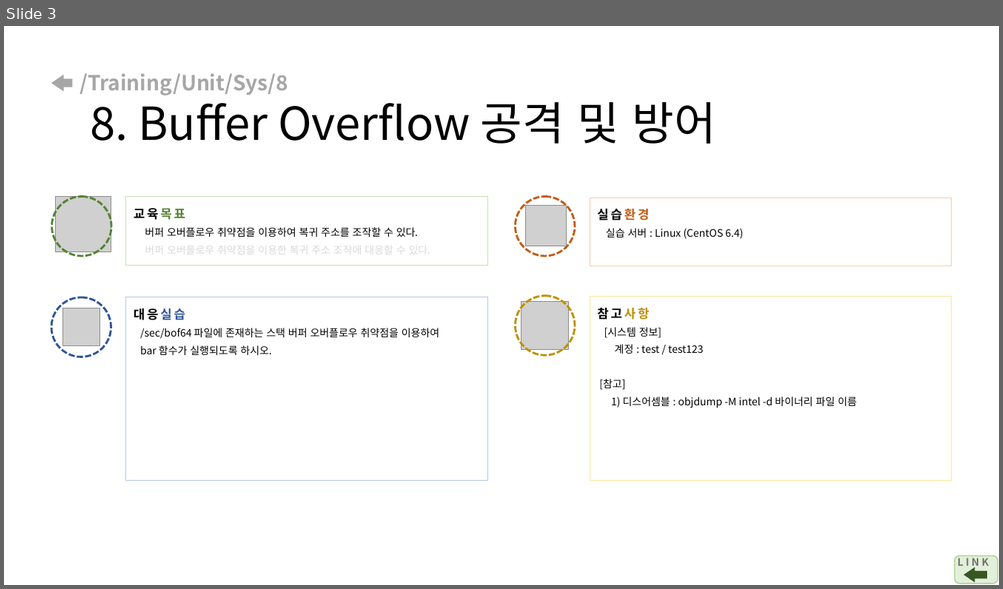
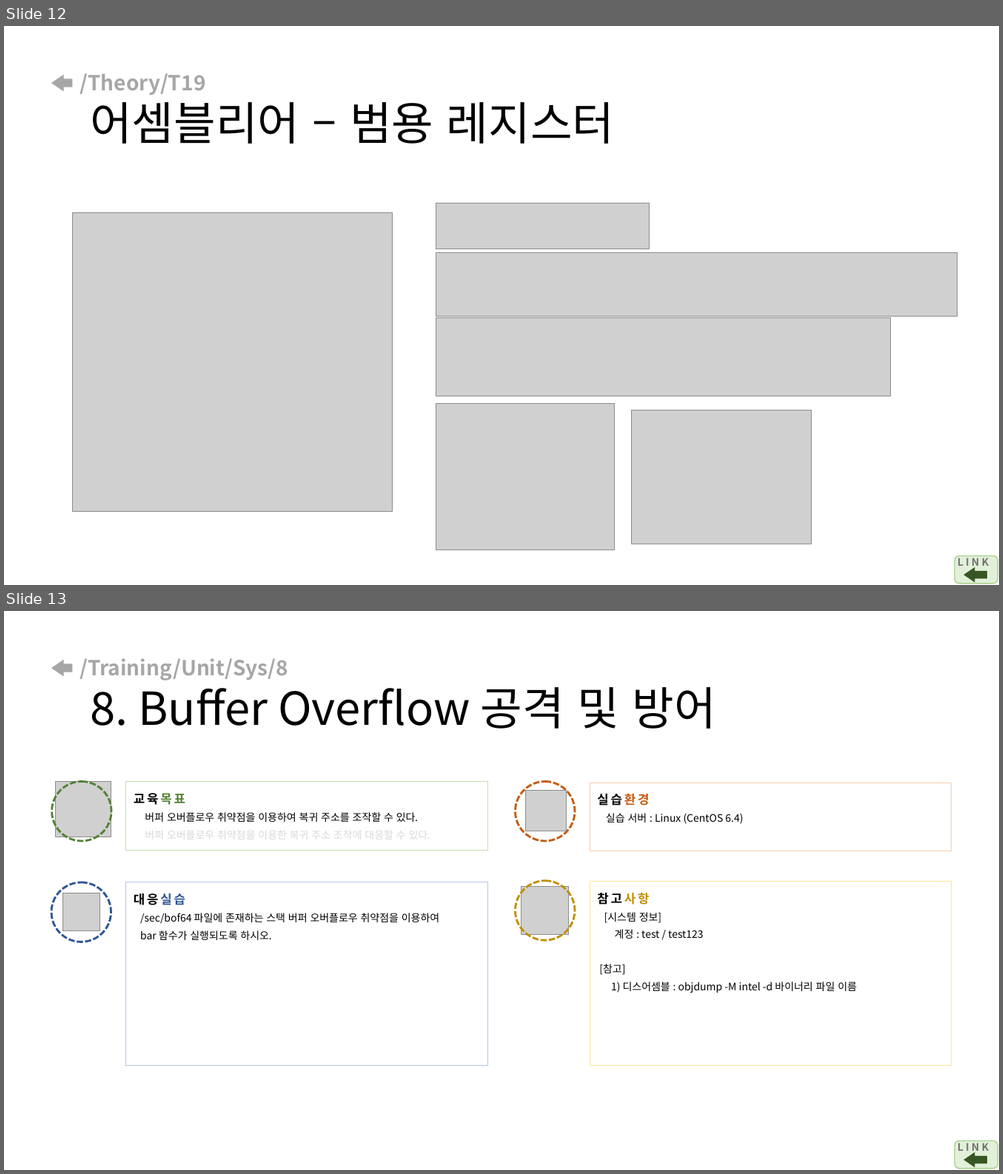
Before and after one commit to arizona95/CyberTraining, a slide deck: Lecture/student_before_class_ppt/정보보호_수업전_5강.pptx. Shown one above the other, each under a label of ours: slide 3 before the commit, slides 12 and 13 after it. The pictures are 1003x589 and 1003x1174 pixels, drawn with LibreOffice and Linux fonts; fonts in the diff are those of the drawing; grey boxes stand for pictures. Boxes give left, top, right and bottom in pixels: in the first picture for what was removed or moved away, otherwise in the second. Text is boxed around its words. In the diff, an @@ line names an element or a change of style, - is before the commit and + after.

```diff
--- a/Lecture/student_before_class_ppt/정보보호_수업전_5강.pptx
+++ b/Lecture/student_before_class_ppt/정보보호_수업전_5강.pptx
@@ slide 12 added at (4,26,999,585), background #FFFFFF @@
@@ right arrow added at (51,75,72,92), fill #A6A6A6 @@
@@ title added at (79,73,614,144), 44 pt, text #000000 @@
+/Theory/T19
+어셈블리어 – 범용 레지스터
@@ picture added at (73,212,392,511) @@
@@ picture added at (435,204,649,249) @@
@@ picture added at (435,253,957,316) @@
@@ picture added at (435,318,890,396) @@
@@ picture added at (435,404,614,551) @@
@@ picture added at (632,410,811,545) @@
@@ rounded rectangle added at (955,557,998,584), fill #E2F0D9, outline #A9D18E 1 pt @@
@@ text added at (957,557,989,570), 10 pt, text #767171, bold @@
+L I N K
@@ right arrow added at (964,568,987,582), fill #385723 @@
@@ what was slide 3 is now slide 13 @@
```
Also in this commit, not shown: 9 other slides added, 4 other files.
